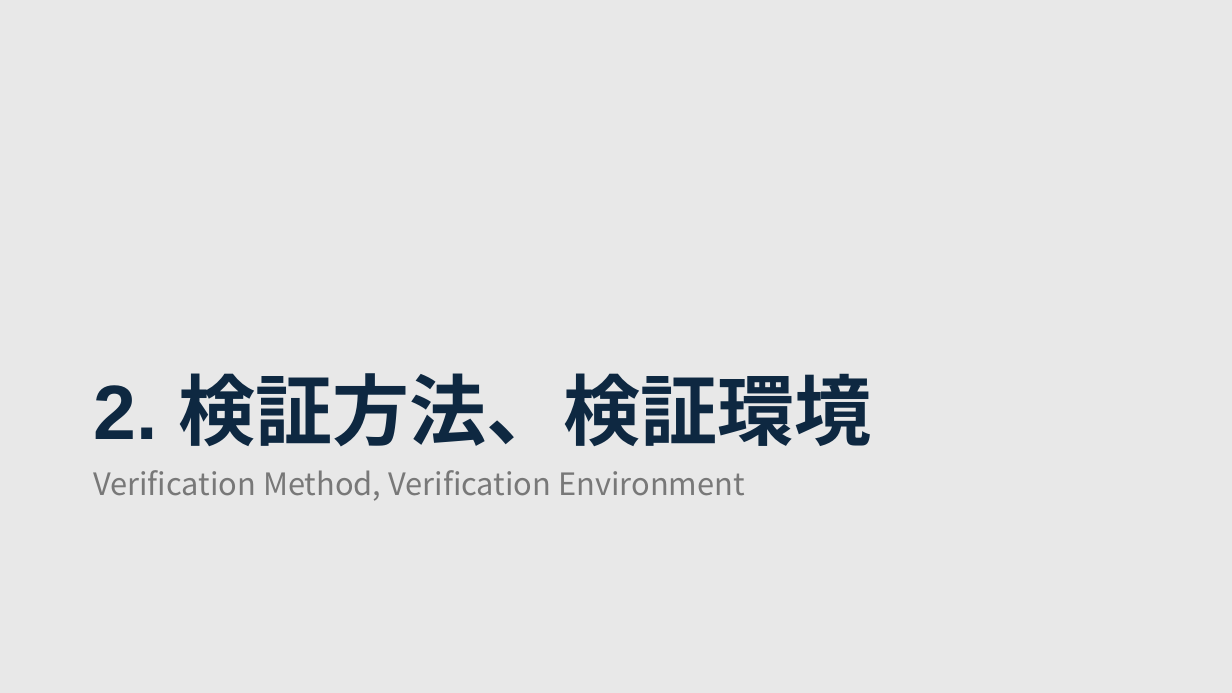
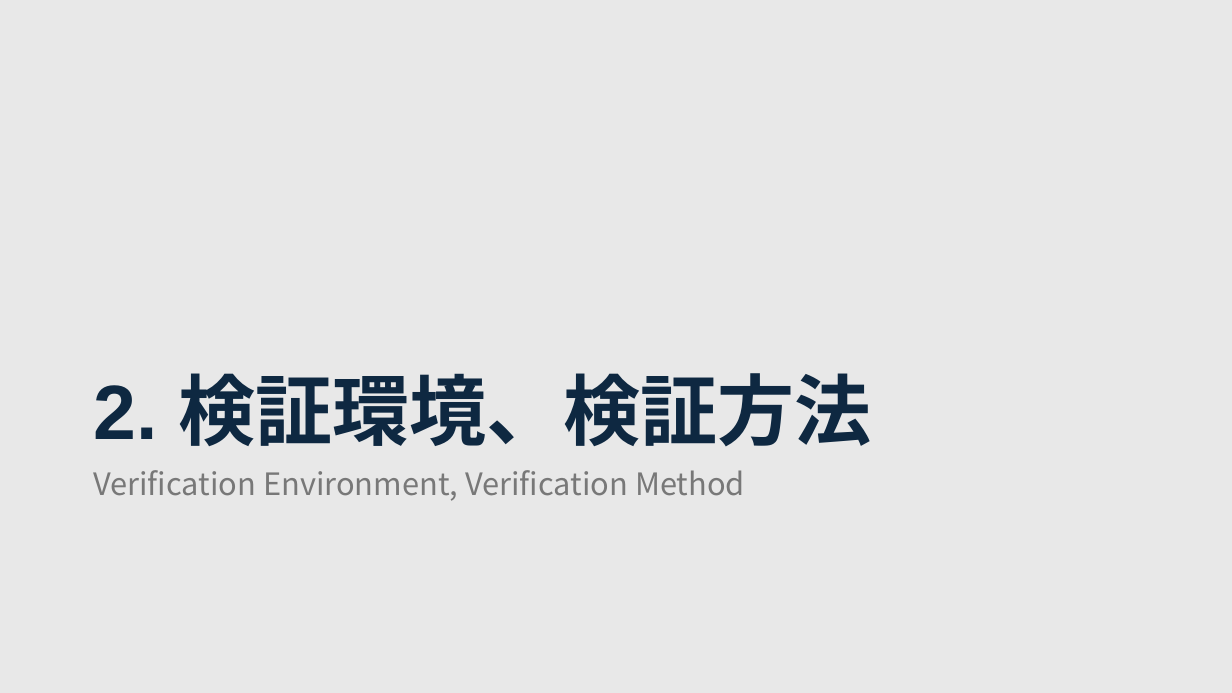
Before and after one commit to sahokk/JavaDakoku0502, a slide deck: slide 6 of 技術検証発表資料2.pptx. Drawn at 1232x693 pixels with LibreOffice and Linux fonts; fonts in the diff are those of the drawing. Boxes give left, top, right and bottom in pixels: in the first picture for what was removed or moved away, otherwise in the second. Text is boxed around its words. In the diff, an @@ line names an element or a change of style, - is before the commit and + after.

```diff
--- a/技術検証発表資料2.pptx
+++ b/技術検証発表資料2.pptx
@@ title at [93, 373, 872, 446]: text changed @@
-2. 検証方法、検証環境
+2. 検証環境、検証方法
@@ text at [93, 470, 745, 501]: text changed @@
-Verification Method, Verification Environment
+Verification Environment, Verification Method
```
Also in this commit, not shown: 11 other slides changed, 15 slides added, 8 slides removed, 31 other files.
